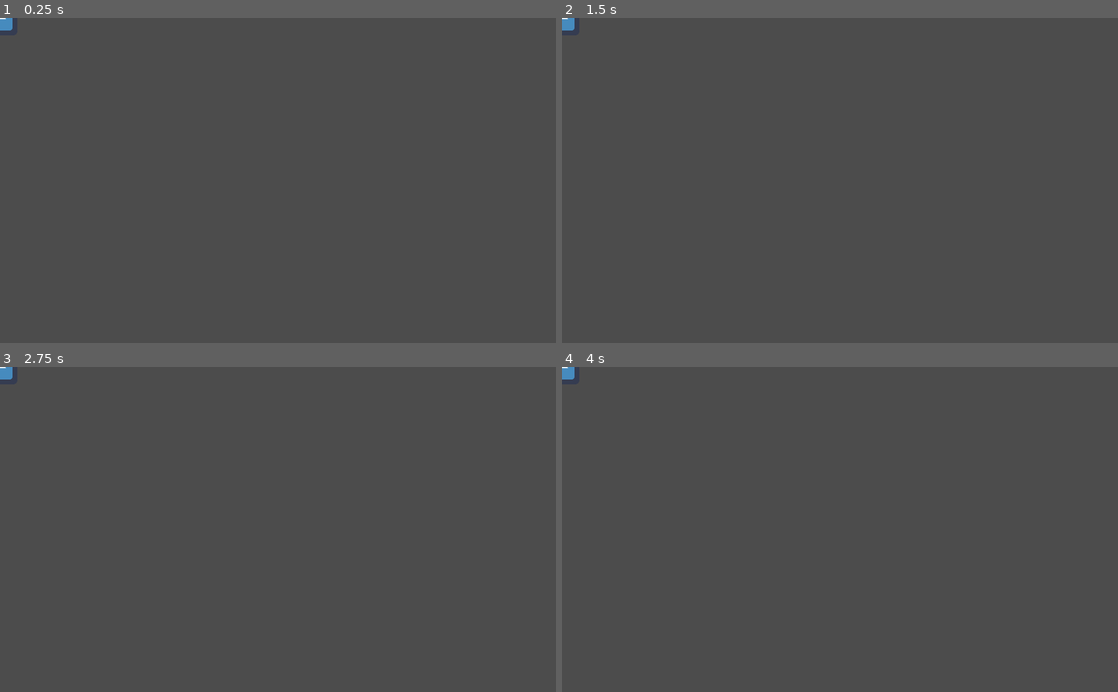
Above: before the commit, frames 1-4 (two rows, left to right).
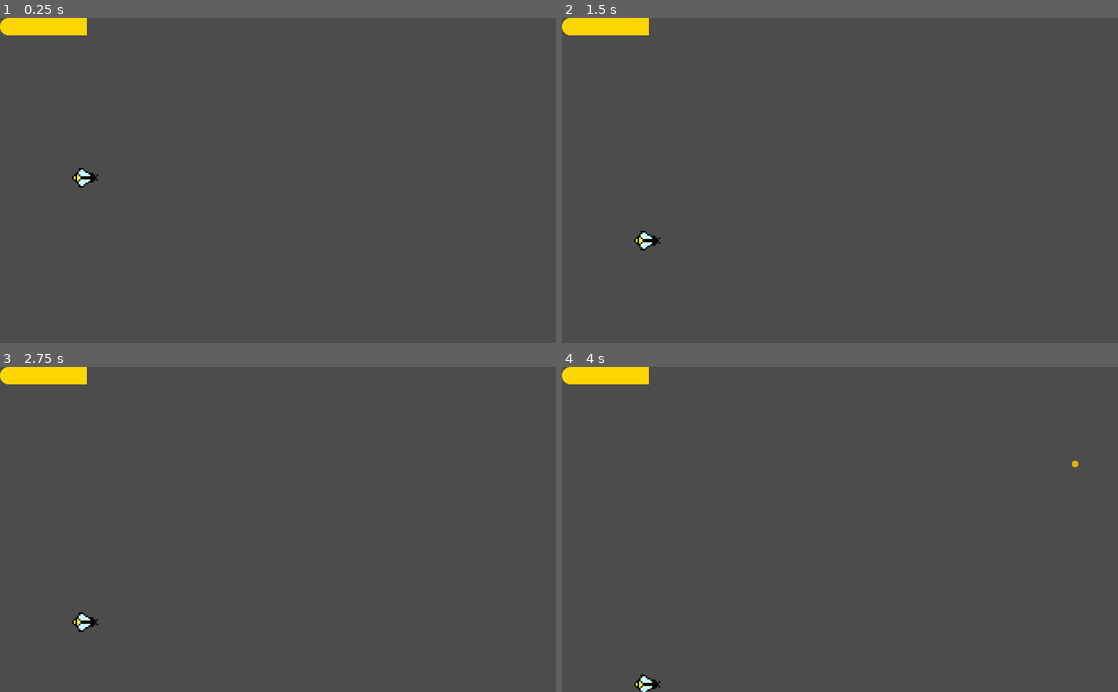
Above: after the commit, the same moments.

Repository: EventOrizonStudio/pollenPower
Game: Godot game, scene res://Scene/Game.tscn
Same seed, same stepped clock (60 frames per second), same inputs: the game is played once before the commit and once after it. The engine's default icon, where the game draws it, is replaced by a stand-in: a white triangle on a blue panel in a dark square.
Inputs:
- Up to frame 1 (0.25 s): no input
- Up to frame 2 (1.5 s): tap Space (ui_select) at 0.77 s
- Up to frame 3 (2.75 s): tap Space (ui_select) at 1.52 s
- Up to frame 4 (4 s): tap Space (ui_select) at 3.02, 3.77 s

The runs differ from the first frame. In frame 1, 1.0% of the frame differs, in the area x 0-18%, y 0-53%; in frame 2, 1.0%; in frame 3, 1.0%; in frame 4, 1.0%, in the area x 0-93%, y 0-100%.
Error before the commit: Parse Error: The identifier "Pollen" isn't declared in the current scope. (res://Script/Nabeille.gd:36)

Commit message:
modify gui

Diff:
--- a/Scene/Game.tscn
+++ b/Scene/Game.tscn
@@ -1,21 +1,30 @@
-[gd_scene load_steps=4 format=2]
+[gd_scene load_steps=6 format=2]
 
-[ext_resource path="res://Script/Nabeille.gd" type="Script" id=1]
-[ext_resource path="res://icon.png" type="Texture" id=2]
+[ext_resource path="res://Scene/Game.gd" type="Script" id=1]
+[ext_resource path="res://Scene/Guy.tscn" type="PackedScene" id=2]
+[ext_resource path="res://Scene/PollenPop.tscn" type="PackedScene" id=3]
+[ext_resource path="res://Scene/Nabeille.tscn" type="PackedScene" id=4]
 
-[sub_resource type="CapsuleShape2D" id=1]
+[sub_resource type="RectangleShape2D" id=1]
+extents = Vector2( 563.95, 30.3017 )
 
 [node name="Game" type="Node"]
+script = ExtResource( 1 )
 
-[node name="Nabeille" type="Area2D" parent="."]
-script = ExtResource( 1 )
-gravityIntensity = 7
-jumpSpeed = null
-horizontalSpeed = null
-maxVel = null
+[node name="Guy" parent="." instance=ExtResource( 2 )]
 
-[node name="Sprite" type="Sprite" parent="Nabeille"]
-texture = ExtResource( 2 )
+[node name="PollenPop" parent="." instance=ExtResource( 3 )]
+position = Vector2( 1022, 2 )
 
-[node name="CollisionShape2D" type="CollisionShape2D" parent="Nabeille"]
+[node name="Nabeille" parent="." instance=ExtResource( 4 )]
+position = Vector2( 157, 285 )
+
+[node name="DeathZone" type="Area2D" parent="."]
+editor/display_folded = true
+position = Vector2( 517.133, 0.902496 )
+
+[node name="CollisionShape2D" type="CollisionShape2D" parent="DeathZone"]
+position = Vector2( -6.3175, 629.945 )
 shape = SubResource( 1 )
+
+[connection signal="area_entered" from="DeathZone" to="." method="_on_DeathZone_area_entered"]
--- a/Scene/Guy.tscn
+++ b/Scene/Guy.tscn
@@ -1,49 +1,12 @@
-[gd_scene load_steps=5 format=2]
+[gd_scene load_steps=2 format=2]
 
-[ext_resource path="res://Assets/MyFont.tres" type="DynamicFont" id=1]
-[ext_resource path="res://Script/Label.gd" type="Script" id=2]
-[ext_resource path="res://Assets/MyFont1.tres" type="DynamicFont" id=3]
-[ext_resource path="res://icon.png" type="Texture" id=4]
+[ext_resource path="res://Assets/pollen_progress.png" type="Texture" id=1]
 
 [node name="Guy" type="Node"]
 
-[node name="CenterContainer" type="CenterContainer" parent="."]
-margin_right = 1024.0
-margin_bottom = 601.0
-
-[node name="Label" type="Label" parent="CenterContainer"]
-margin_left = 194.0
-margin_top = 289.0
-margin_right = 830.0
-margin_bottom = 312.0
-custom_fonts/font = ExtResource( 1 )
-text = "Appuyer sur espace pour commencer"
-script = ExtResource( 2 )
-
-[node name="Timer" type="Timer" parent="."]
-autostart = true
-
-[node name="CenterContainer2" type="CenterContainer" parent="."]
-margin_right = 1025.0
-margin_bottom = 123.0
-
-[node name="Label2" type="Label" parent="CenterContainer2"]
-margin_left = 395.0
-margin_top = 39.0
-margin_right = 629.0
-margin_bottom = 84.0
-custom_fonts/font = ExtResource( 3 )
-text = "000000"
-align = 1
-valign = 1
-
-[node name="TextureProgress" type="TextureProgress" parent="CenterContainer2/Label2"]
-margin_left = 85.0
-margin_top = 48.52
-margin_right = 149.0
-margin_bottom = 112.52
+[node name="TextureProgress" type="TextureProgress" parent="."]
+margin_right = 118.0
+margin_bottom = 32.0
 step = 0.0
-value = 53.12
-texture_progress = ExtResource( 4 )
-
-[connection signal="timeout" from="Timer" to="CenterContainer/Label" method="onTimerTimeout"]
+value = 50.0
+texture_progress = ExtResource( 1 )
--- a/Scene/Nabeille.tscn
+++ b/Scene/Nabeille.tscn
@@ -1,26 +1,25 @@
 [gd_scene load_steps=4 format=2]
 
 [ext_resource path="res://Script/Nabeille.gd" type="Script" id=1]
-[ext_resource path="res://icon.png" type="Texture" id=2]
+[ext_resource path="res://Assets/bee.png" type="Texture" id=2]
 
 [sub_resource type="CapsuleShape2D" id=1]
-radius = 40.7631
-height = 11.6971
+radius = 18.7368
+height = 12.2405
 
 [node name="Nabeille" type="Area2D"]
-position = Vector2( 317.075, 193.857 )
+rotation = 1.5708
 script = ExtResource( 1 )
 __meta__ = {
 "_edit_group_": true
 }
-gravityIntensity = null
-jumpSpeed = null
-horizontalSpeed = null
-maxVel = null
+jumpSpeed = 5
 
 [node name="Sprite" type="Sprite" parent="."]
+scale = Vector2( 0.3, 0.3 )
 texture = ExtResource( 2 )
 
 [node name="CollisionShape2D" type="CollisionShape2D" parent="."]
-position = Vector2( 0.188232, 0 )
 shape = SubResource( 1 )
+
+[connection signal="area_entered" from="." to="." method="_on_Nabeille_area_entered"]
--- a/Scene/Pollen.tscn
+++ b/Scene/Pollen.tscn
@@ -8,6 +8,7 @@
 
 [node name="Pollen" type="Area2D"]
 script = ExtResource( 1 )
+velX = 150
 
 [node name="Sprite" type="Sprite" parent="."]
 texture = ExtResource( 2 )
--- a/Scene/PollenPop.tscn
+++ b/Scene/PollenPop.tscn
@@ -18,6 +18,7 @@
 rotation = 1.56912
 
 [node name="PopTimer" type="Timer" parent="."]
+wait_time = 3.0
 autostart = true
 
 [connection signal="timeout" from="PopTimer" to="." method="_on_PopTimer_timeout"]
--- a/project.godot
+++ b/project.godot
@@ -8,9 +8,14 @@
 
 config_version=4
 
-_global_script_classes=[  ]
+_global_script_classes=[ {
+"base": "Area2D",
+"class": "Pollen",
+"language": "GDScript",
+"path": "res://Scene/Pollen.gd"
+} ]
 _global_script_class_icons={
-
+"Pollen": ""
 }
 
 [application]
